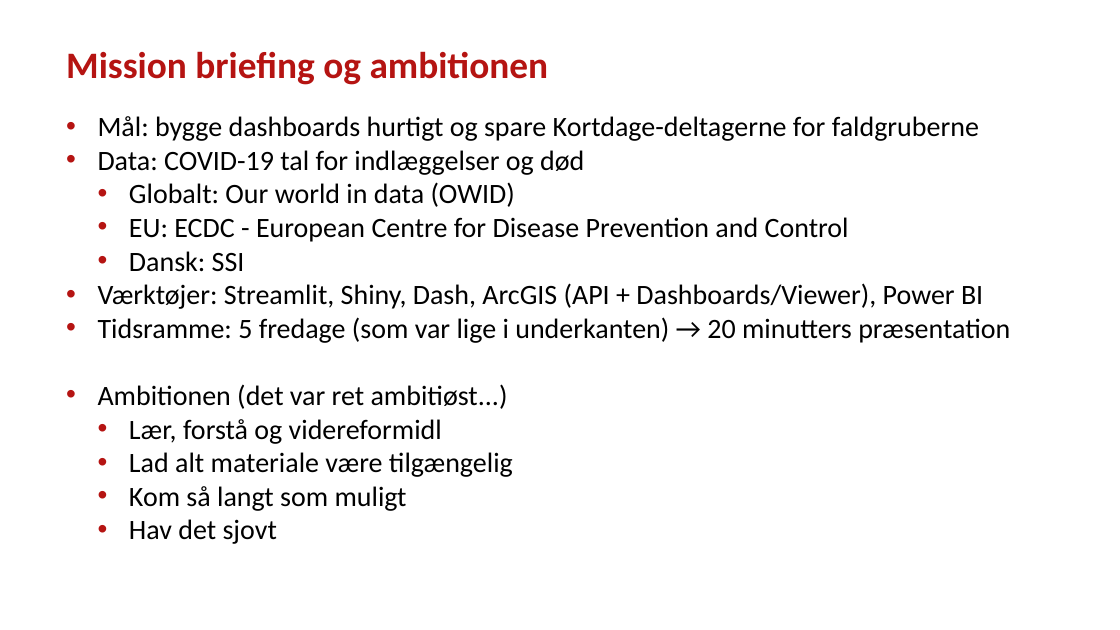
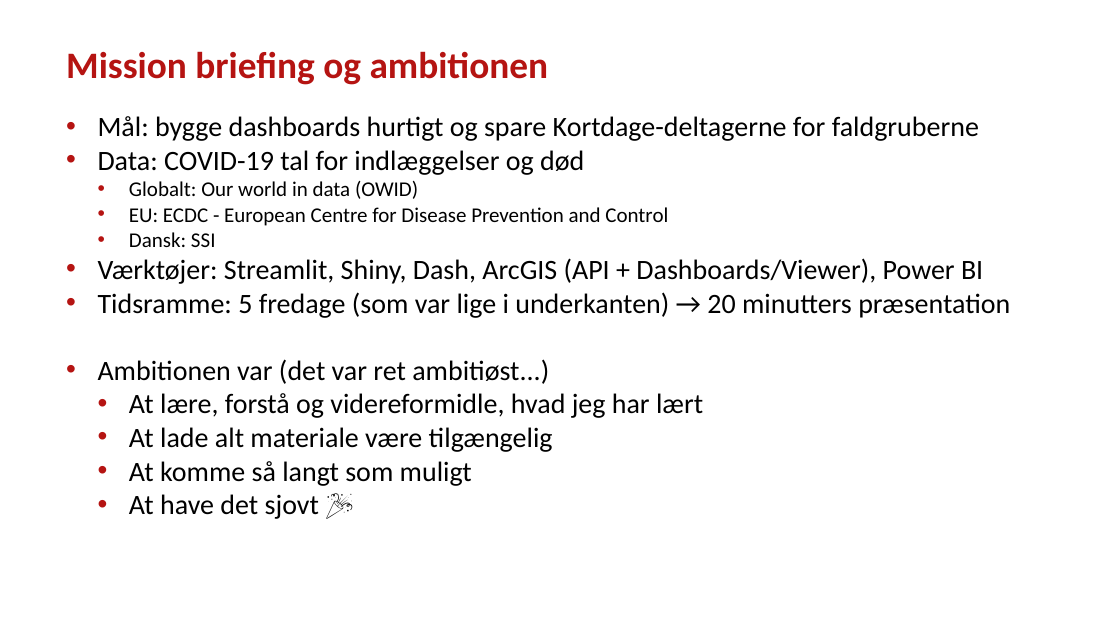
Before and after one commit to steenhulthin/vibe-coding-kortdage-2025, a slide deck: slide 5 of Vibe coding og AI-assisteret udvikling af geodata-dashboards - Steen Hulthin Rasmussen - SSI - 14.11.2025.pptx. Drawn at 1120x630 pixels with LibreOffice and Linux fonts; fonts in the diff are those of the drawing; background and template pictures are left out. Boxes give left, top, right and bottom in pixels: in the first picture for what was removed or moved away, otherwise in the second. Text is boxed around its words. In the diff, an @@ line names an element or a change of style, - is before the commit and + after.

```diff
--- a/Vibe coding og AI-assisteret udvikling af geodata-dashboards - Steen Hulthin Rasmussen - SSI - 14.11.2025.pptx
+++ b/Vibe coding og AI-assisteret udvikling af geodata-dashboards - Steen Hulthin Rasmussen - SSI - 14.11.2025.pptx
@@ text at (x1=129, y1=181, x2=668, y2=247): size 24 to 18 pt in "Globalt: Our world in data (OWID)", "EU: ECDC - European Centre for Disease ...", "Dansk: SSI" @@
@@ text at (x1=98, y1=359, x2=703, y2=519): text changed @@
-• Ambitionen (det var ret ambitiøst...)
-• Lær, forstå og videreformidl
-  • Lad alt materiale være tilgængelig
-  • Kom så langt som muligt
-  • Hav det sjovt
+• Ambitionen var (det var ret ambitiøst...)
+• At lære, forstå og videreformidle, hvad jeg har lært
+  • At lade alt materiale være tilgængelig
+  • At komme så langt som muligt
+  • At have det sjovt 🎉
```
Also in this commit, not shown: 8 other slides changed.
